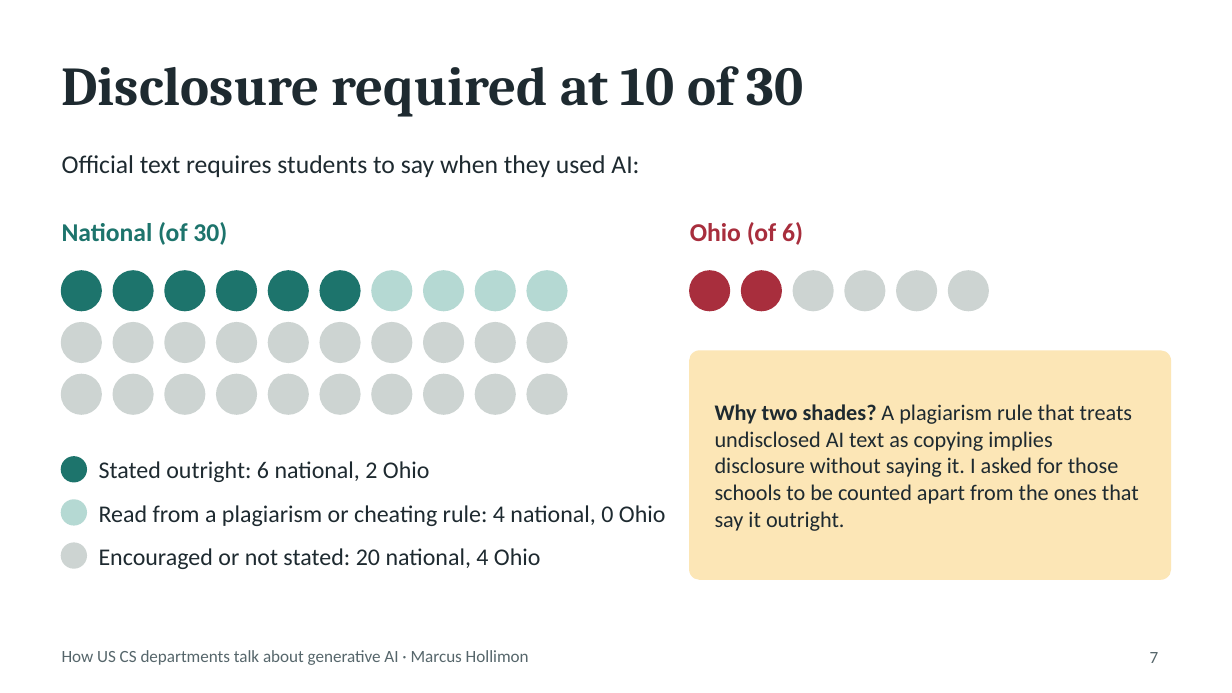
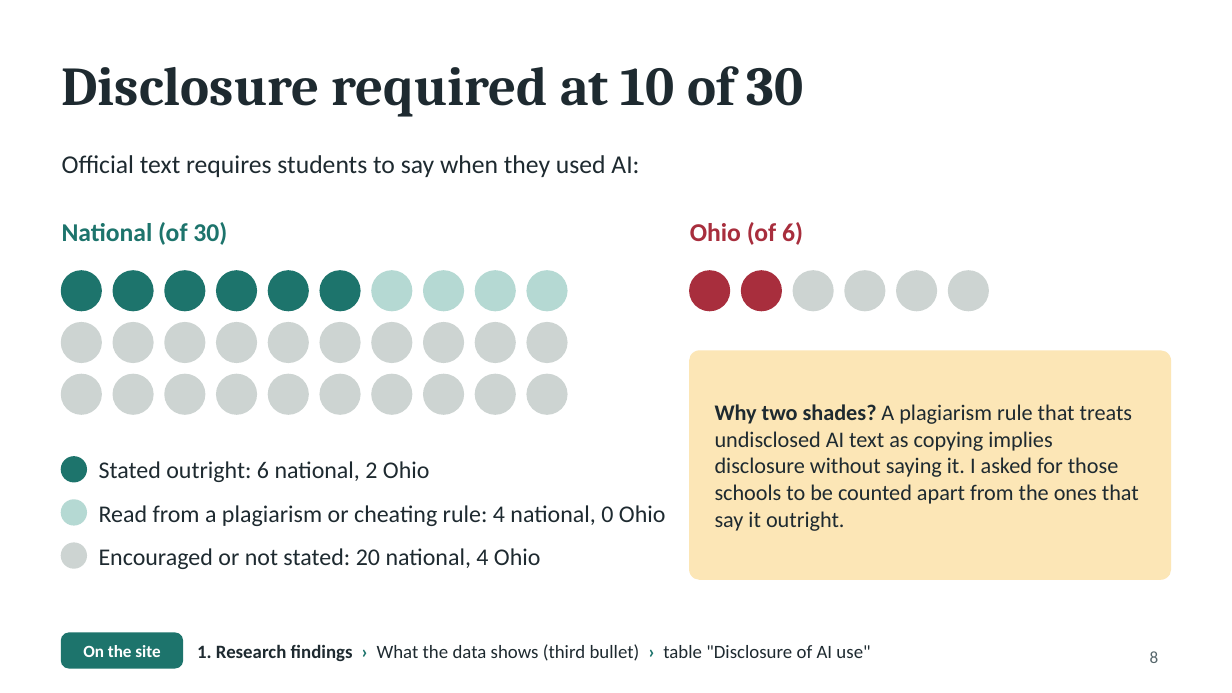
Before and after one commit to Marcus-Hollimon/Project-2-AI-Use-In-Schools, a slide deck: slide 8 of presentation/AI-in-CS-departments.pptx (slide 7 before the commit). Drawn at 1232x693 pixels with LibreOffice and Linux fonts; fonts in the diff are those of the drawing. Boxes give left, top, right and bottom in pixels: in the first picture for what was removed or moved away, otherwise in the second. Text is boxed around its words. In the diff, an @@ line names an element or a change of style, - is before the commit and + after.

```diff
--- a/presentation/AI-in-CS-departments.pptx
+++ b/presentation/AI-in-CS-departments.pptx
@@ text removed at (62, 650, 529, 665) @@
-How US CS departments talk about generative AI · Marcus Hollimon
@@ rounded rectangle added at (62, 633, 182, 668), fill #1D746C, outline #1D746C 1 pt @@
@@ text added at (83, 645, 160, 657), 10 pt, text #FFFFFF, bold @@
+On the site
@@ text added at (197, 644, 870, 661), 11 pt, text #1E2A30 @@
+1. Research findings › What the data shows (third bullet) › table "Disclosure of AI use"
@@ page number at (1150, 651, 1159, 663): text changed @@
-7
+8
```
Also in this commit, not shown: 10 other slides changed, 1 slide added, 3 other files.
